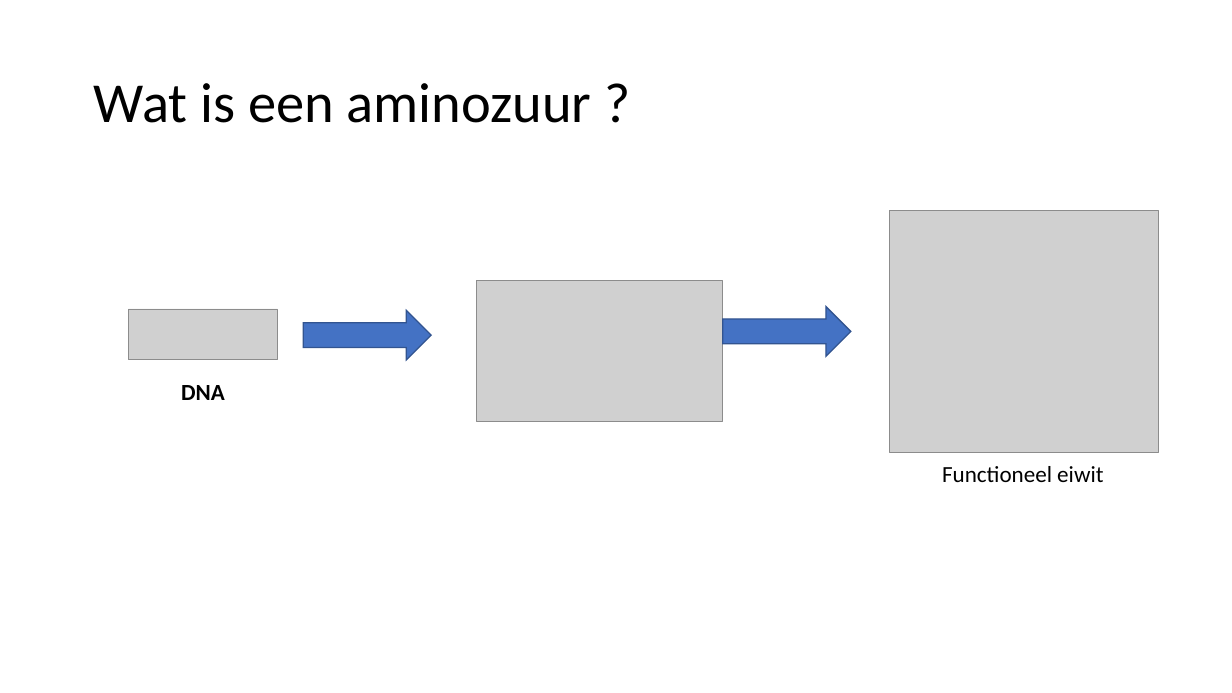
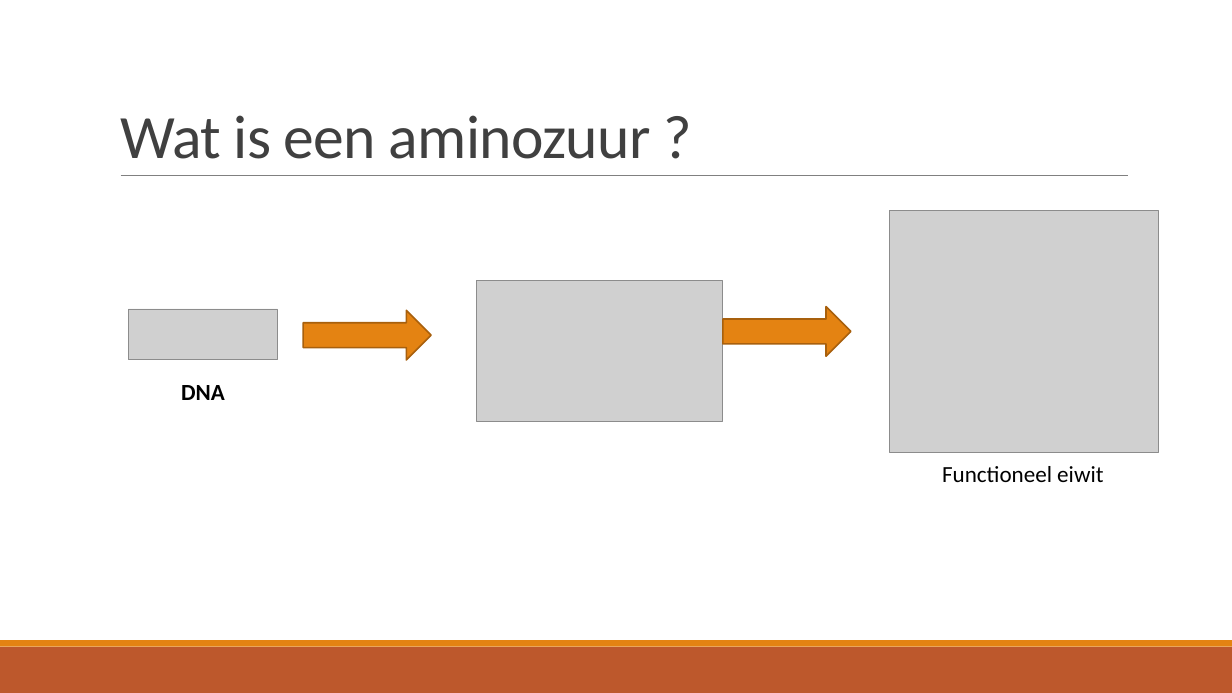
Before and after one commit to LunarLite/Proteasen, a slide deck: slide 2 of Presentations/Proteasen - week 1.pptx. Drawn at 1232x693 pixels with LibreOffice and Linux fonts; fonts in the diff are those of the drawing; grey boxes stand for pictures. Boxes give left, top, right and bottom in pixels: in the first picture for what was removed or moved away, otherwise in the second. Text is boxed around its words. In the diff, an @@ line names an element or a change of style, - is before the commit and + after.

```diff
--- a/Presentations/Proteasen - week 1.pptx
+++ b/Presentations/Proteasen - week 1.pptx
@@ title "Wat is een aminozuur ?": place and size @@
-title "Wat is een aminozuur ?" at <box>94,83,592,123</box>
+title "Wat is een aminozuur ?" at <box>120,115,651,159</box>
@@ title "Wat is een aminozuur ?" at <box>120,115,651,159</box>: size 44 to 48 pt, text colour #000000 to #404040, letter spacing 0 to -0.5 pt; line spacing 0.9 to 0.85; vertical alignment middle to bottom @@
@@ line added from (121, 176) to (1128, 176), #808080 0.5 pt @@
@@ right arrow at <box>303,311,432,360</box>: fill #4472C4 to #E48312; outline #325491 1 pt to #A9610D 1.25 pt @@
@@ right arrow at <box>723,307,851,357</box>: fill #4472C4 to #E48312; outline #325491 1 pt to #A9610D 1.25 pt @@
@@ rectangle added at <box>0,647,1232,693</box>, fill #BD582C @@
@@ rectangle added at <box>0,640,1232,647</box>, fill #E48312 @@
```
Also in this commit, not shown: 9 other slides changed, 2 other files.
